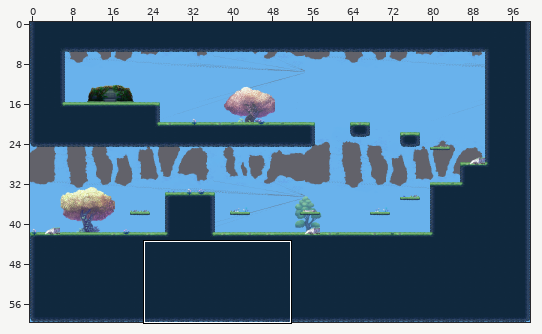
One commit to this Tiled map: Tilemap_work/Stage1.tmx. Above: a wide view before the commit, with the close-up outlined.
Close-up. Before:
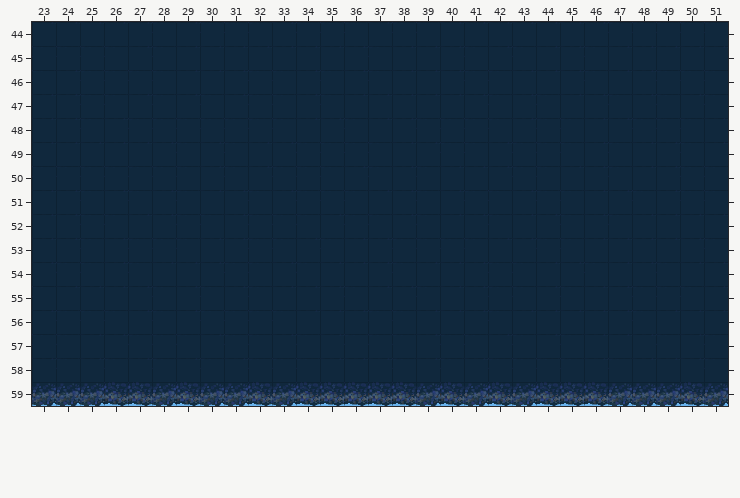
Cells are 32x32 px. Shown: x 23..51, y 44..59. The commit also changed other parts of the map, which this record leaves out.
Now the later version:
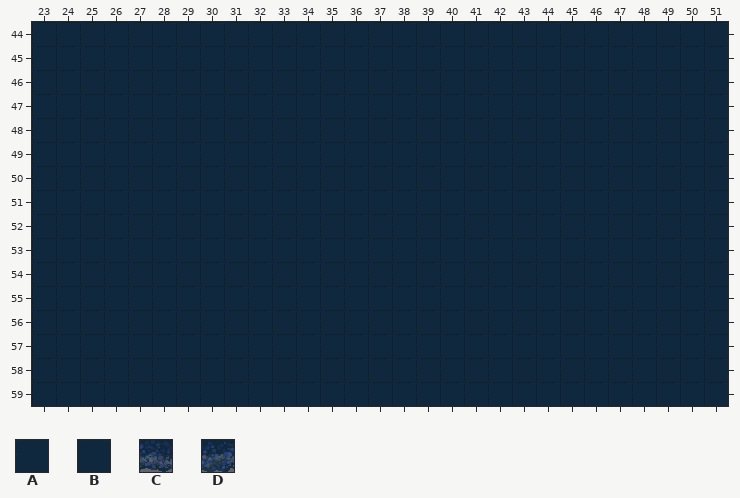
Key: from "combined_tiles": A 5, B 6, C 9, D 10.
_ is an empty cell, . an unchanged one.
Tiles of an added or newly shown layer are drawn over the layers below it.
Change:
--- layer "inside" (added)
@@ x 23..51 @@
-59 _____________________________
+59 AABAAAAABABBBAABABAABBBBBABBB
--- layer "tile"
@@ x 23..51 @@
-59 DDDCCDCDDCDCCCCCDCDCDCCCDDDCD
+59 _____________________________
Pixel boxes of the changes (left, top, right, bottom) in both close-ups:
changed: (32, 382, 728, 406)
